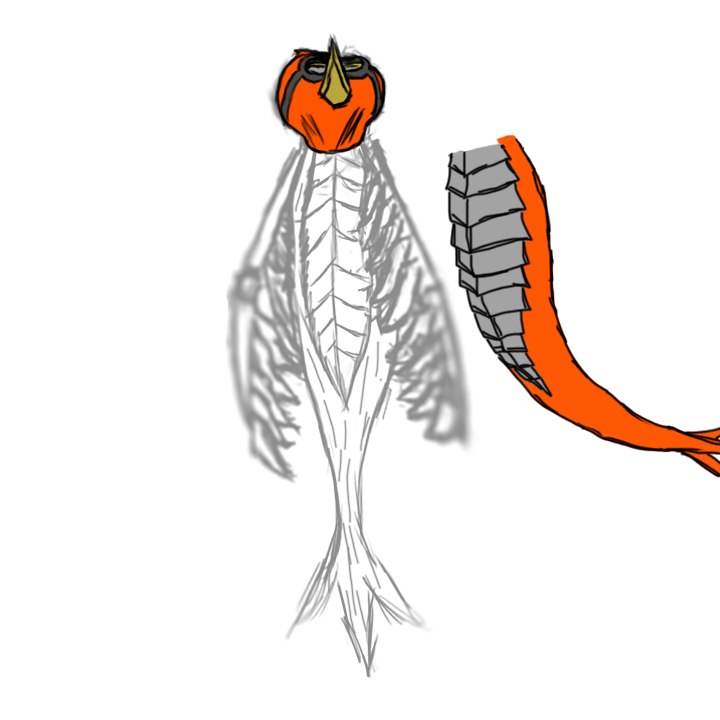
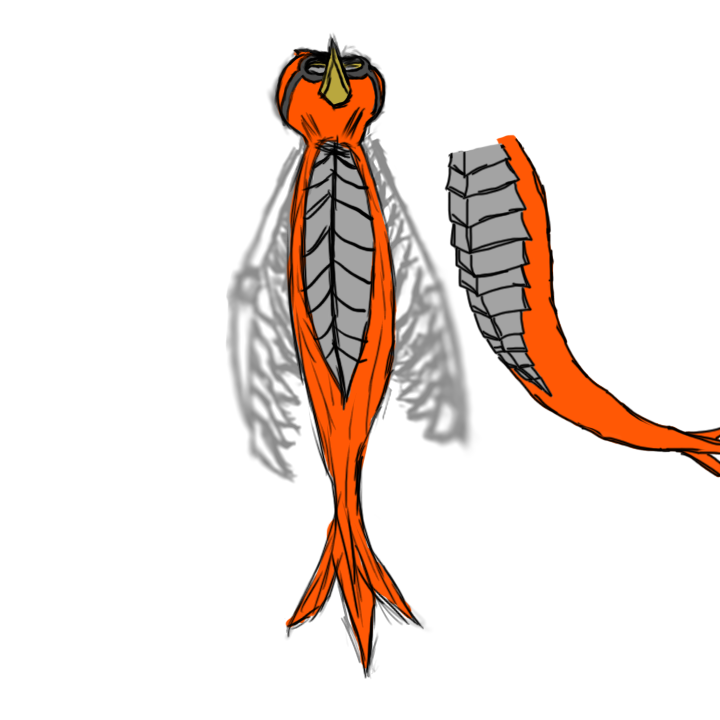
The second (720, 720) image is a revision of the first. Changes to its layers:
renamed "head" to "Phoenix", moved it above "body copy" over [284, 122, 424, 679]
painted on "head-outline" over [302, 122, 364, 155]
painted on "head-color" over [309, 130, 356, 156]
moved "body-outline" into group "Phoenix", painted on it over [284, 122, 424, 679]
moved "body-color" into group "Phoenix", painted on it over [285, 126, 413, 669]
